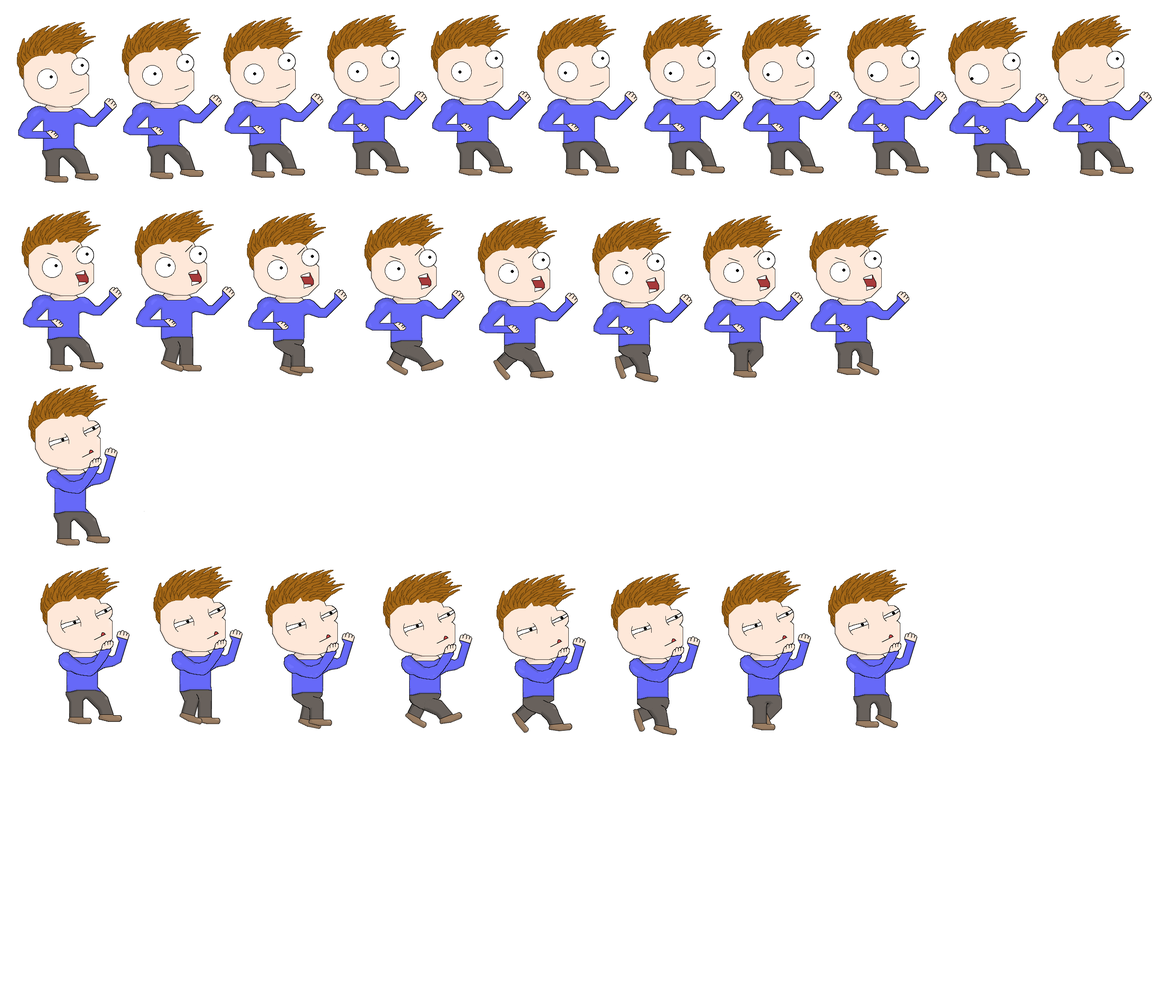
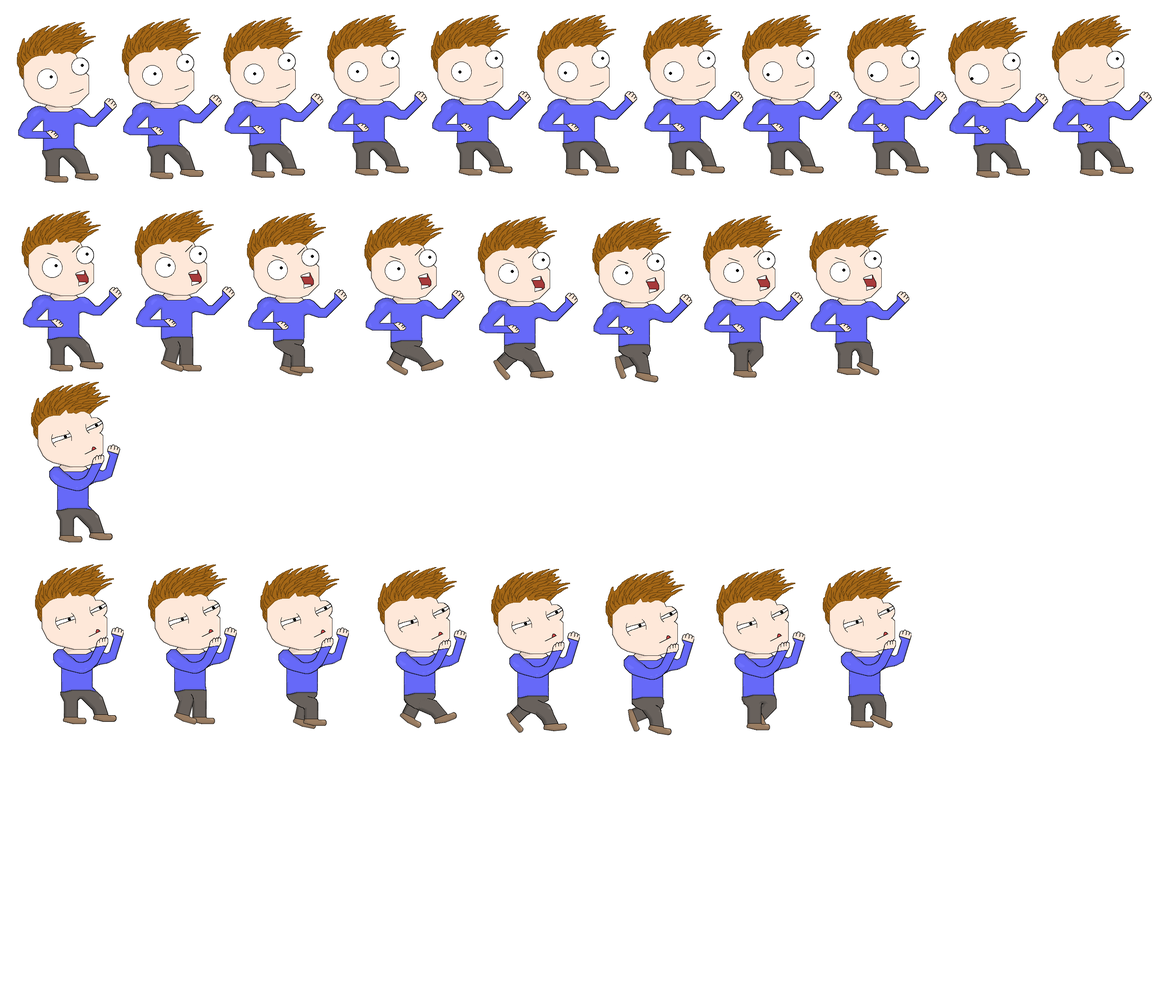
The second w=1173, h=1005 image is a revision of the first. Changes to its layers:
renamed "block+walk" to "walk+block", moved it above "block", painted on it over [35, 409, 918, 736]
renamed "blocking" to "block", painted on it over [28, 382, 145, 547]
